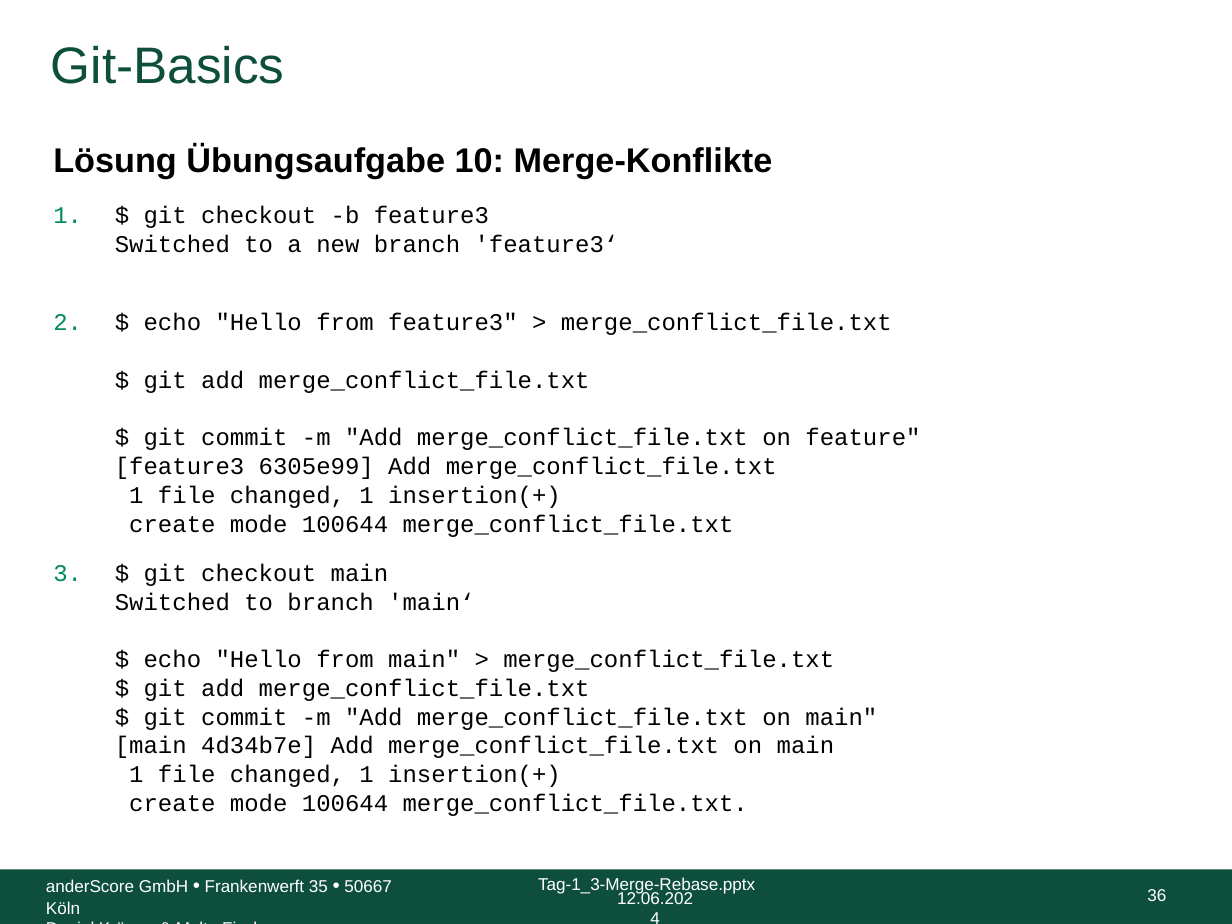
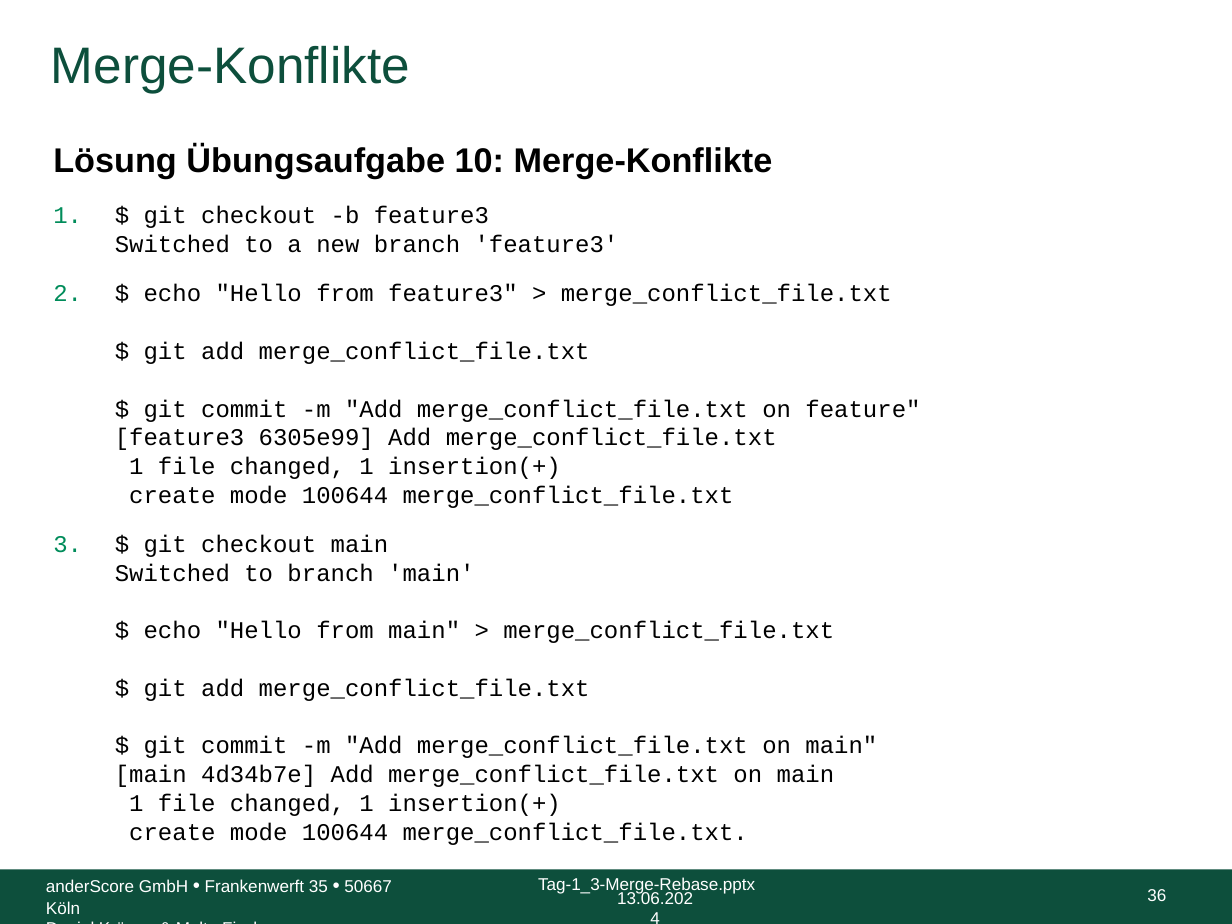
Before and after one commit to anderscore-gmbh/gitlab, a slide deck: slide 36 of slides/Tag-1_3-Merge-Rebase.pptx. Drawn at 1232x924 pixels with LibreOffice and Linux fonts; fonts in the diff are those of the drawing; background and template pictures are left out. Boxes give left, top, right and bottom in pixels: in the first picture for what was removed or moved away, otherwise in the second. Text is boxed around its words. In the diff, an @@ line names an element or a change of style, - is before the commit and + after.

```diff
--- a/slides/Tag-1_3-Merge-Rebase.pptx
+++ b/slides/Tag-1_3-Merge-Rebase.pptx
@@ title at [51, 45, 410, 93]: text changed @@
-Git-Basics
+Merge-Konflikte
@@ text at [115, 206, 619, 253]: text changed @@
-1. $ git checkout -b feature3
-   Switched to a new branch 'feature3‘
+1. $ git checkout -b feature3
+   Switched to a new branch 'feature3'
@@ text at [115, 535, 877, 845]: text changed @@
-3. $ git checkout main
-   Switched to branch 'main‘
-   $ echo "Hello from main" > merge_conflict_file.txt
-   $ git add merge_conflict_file.txt
-   $ git commit -m "Add merge_conflict_file.txt on main"
-   [main 4d34b7e] Add merge_conflict_file.txt on main
-   1 file changed, 1 insertion(+)
-   create mode 100644 merge_conflict_file.txt.
+3. $ git checkout main
+   Switched to branch 'main'
+   $ echo "Hello from main" > merge_conflict_file.txt
+   $ git add merge_conflict_file.txt
+   $ git commit -m "Add merge_conflict_file.txt on main"
+   [main 4d34b7e] Add merge_conflict_file.txt on main
+   1 file changed, 1 insertion(+)
+   create mode 100644 merge_conflict_file.txt.
@@ text at [617, 890, 693, 904]: text changed @@
-12.06.2024
+13.06.2024
```
Also in this commit, not shown: 117 other slides changed, 1 other file.
